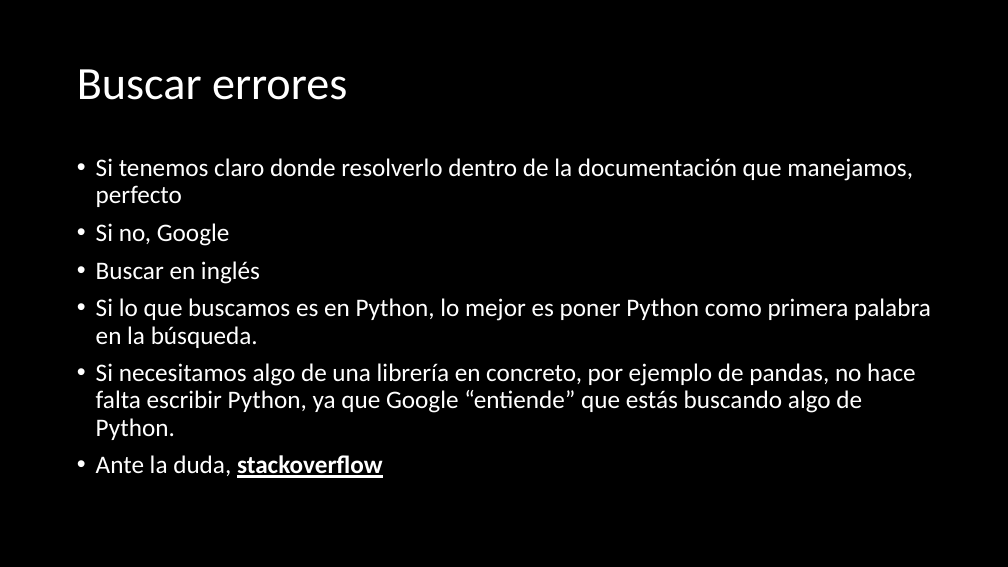
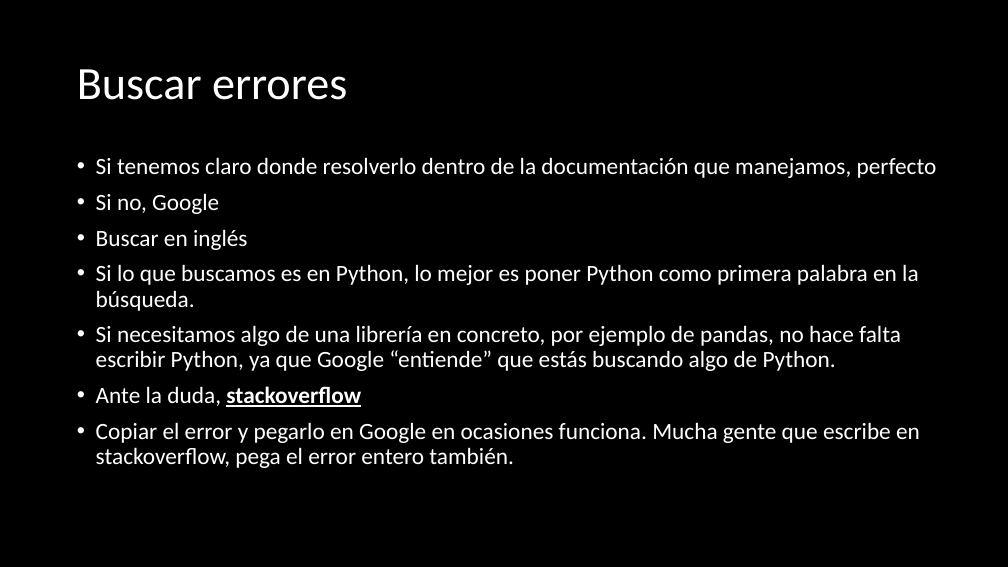
Before and after one commit to miriamdreyer/thebridge, a slide deck: slide 3 of 0_Ramp_Up/documentos/Data Science - Ramp Up - Apoyo.pptx. Drawn at 1008x567 pixels with LibreOffice and Linux fonts; fonts in the diff are those of the drawing. Boxes give left, top, right and bottom in pixels: in the first picture for what was removed or moved away, otherwise in the second. Text is boxed around its words. In the diff, an @@ line names an element or a change of style, - is before the commit and + after.

```diff
--- a/0_Ramp_Up/documentos/Data Science - Ramp Up - Apoyo.pptx
+++ b/0_Ramp_Up/documentos/Data Science - Ramp Up - Apoyo.pptx
@@ text at [96, 157, 937, 407]: size 24 to 22.2 pt in "Si tenemos claro donde resolverlo dentro de ...", "Si no, Google", "Buscar en inglés", "Si lo que buscamos es en Python, ..." and 2 more places @@
@@ text at [96, 422, 920, 468]: paragraph added @@
+• Copiar el error y pegarlo en Google en ocasiones funciona. Mucha gente que escribe en stackoverflow, pega el error entero también.
```
Also in this commit, not shown: 5 other files.
